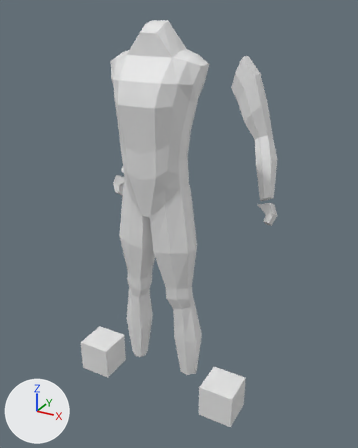
Two versions of the Blender file Independent_Study/4970_Independent_Study/Blender/Character_Model/Model.blend, one commit apart.
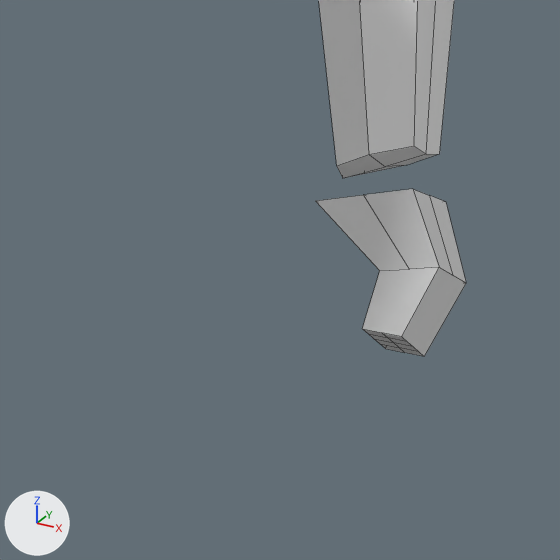
The first picture shows the older version from a 50 mm lens placed at (2.55, -4.14, 1.95), pointed at (0.04, 0.42, -0.33). The close-ups show both versions on the part from 60% to 81% of the width and 40% to 57% of the height of that picture. The lights are fixed; the arrows at lower left show +X, +Y and +Z. The close-ups show mesh edges as thin lines.
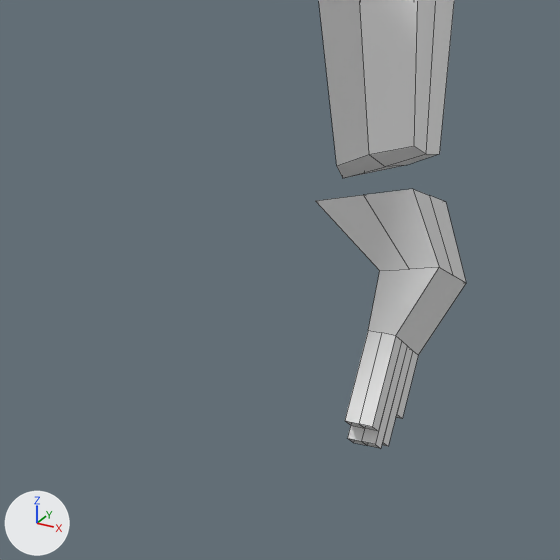
What the commit changed:
me_cube is used by ob_cube; location (0.0, 0.0, 0.0).
me_cube had 219 vertices, 196 faces, 3 loose edges and spanned x 0.0..1.06, y -0.31..1.17, z -2.37..1.83.
me_cube now has 243 vertices, 220 faces, 3 loose edges and spans x 0.0..1.06, y -0.31..1.17, z -2.37..1.83.
Part 1, on me_cube:
8 faces are deleted.
5 vertices in x 0.96, y 0.67..0.79, z -0.29..-0.21 move by (0.01, 0.0, 0.0).
5 vertices in x 1.02, y 0.67..0.79, z -0.29..-0.21 move by (-0.01, 0.0, 0.0).
6 vertices are added at (0.97, 0.74, -0.37), (1.01, 0.74, -0.37), (0.99, 0.74, -0.37), (0.97, 0.71, -0.36), (1.01, 0.71, -0.36), (0.99, 0.71, -0.36).
6 new vertices lie (0.0, -0.07, -0.12) away from vertices in x 0.96..1.02, y 0.67..0.7, z -0.23..-0.21.
6 new vertices lie (0.0, -0.08, -0.14) away from vertices in x 0.96..1.02, y 0.7..0.73, z -0.25..-0.23.
6 new vertices lie (0.0, -0.08, -0.13) away from vertices in x 0.96..1.02, y 0.73..0.76, z -0.27..-0.25.
32 new faces join them.

Pixel boxes (x1, y1, x2, y2) of what changed, in the close-ups (560 x 560 px):
'Cube', reshaped
    before: (316, 0, 466, 356)
    after: (316, 0, 466, 448)
part 1 of me_cube, built on
    before: (362, 267, 466, 356)
    after: (345, 267, 466, 448)
